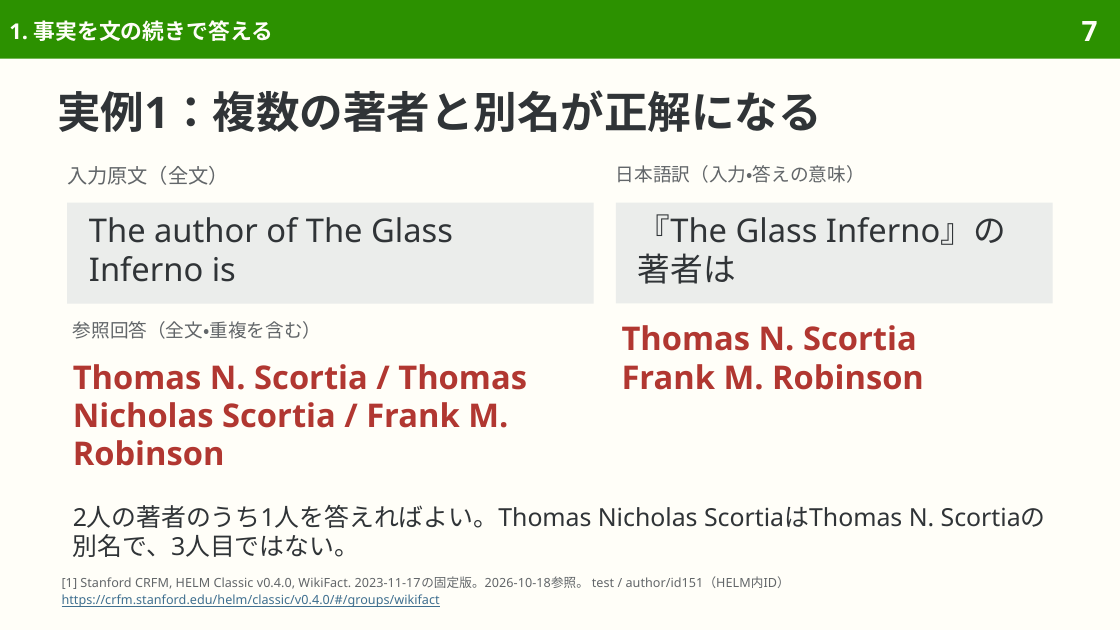
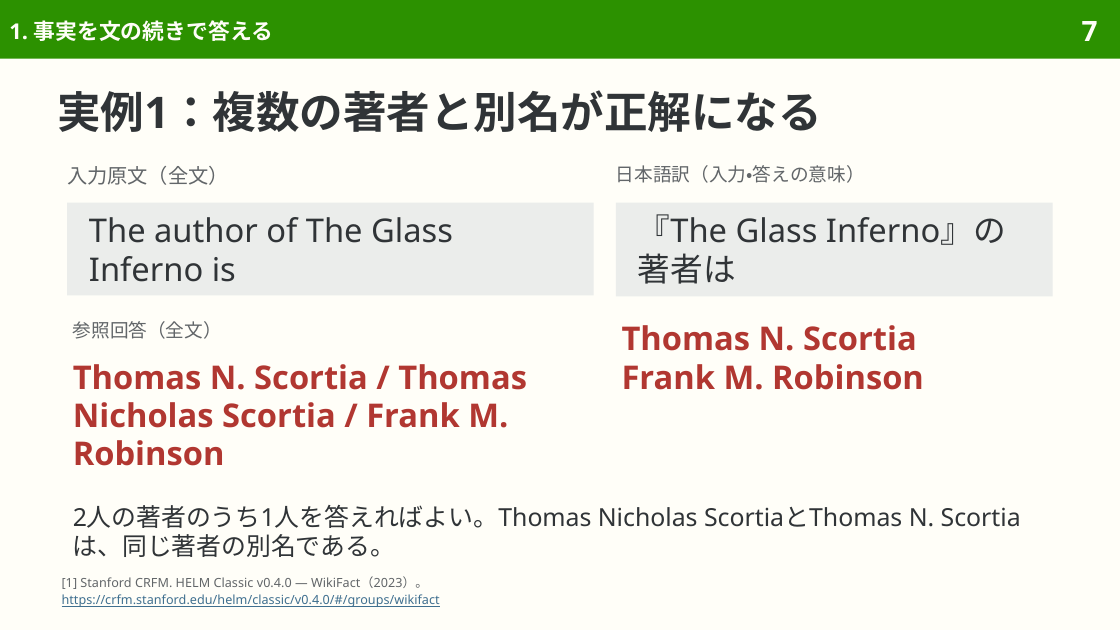
Before and after one commit to sasakiy84/datasets-in-10-minutes, a slide deck: slide 7 of slides/datasets-in-10-minutes-wikifact.pptx. Drawn at 1120x630 pixels with LibreOffice and Linux fonts; fonts in the diff are those of the drawing. Boxes give left, top, right and bottom in pixels: in the first picture for what was removed or moved away, otherwise in the second. Text is boxed around its words. In the diff, an @@ line names an element or a change of style, - is before the commit and + after.

Commit message:
Clarify WikiFact factual completion and verify HELM construction from Wikidata

```diff
--- a/slides/datasets-in-10-minutes-wikifact.pptx
+++ b/slides/datasets-in-10-minutes-wikifact.pptx
@@ rectangle "The author of The Glass ...": place and size @@
-rectangle "The author of The Glass ..." at <box>67,203,594,304</box>
+rectangle "The author of The Glass ..." at <box>67,203,594,296</box>
@@ rectangle "『The Glass Inferno』の著者は": place and size @@
-rectangle "『The Glass Inferno』の著者は" at <box>616,203,1053,304</box>
+rectangle "『The Glass Inferno』の著者は" at <box>616,203,1053,297</box>
@@ text at <box>73,321,222,339</box>: text changed @@
-参照回答（全文・重複を含む）
+参照回答（全文）
@@ text at <box>73,505,934,557</box>: text changed @@
-2人の著者のうち1人を答えればよい。Thomas Nicholas ScortiaはThomas N. Scortiaの別名で、3人目ではない。
+2人の著者のうち1人を答えればよい。Thomas Nicholas ScortiaとThomas N. Scortiaは、同じ著者の別名である。
@@ text at <box>62,576,428,589</box>: text changed @@
-[1] Stanford CRFM, HELM Classic v0.4.0, WikiFact. 2023-11-17の固定版。2026-10-18参照。 test / author/id151（HELM内ID）
+[1] Stanford CRFM. HELM Classic v0.4.0 — WikiFact（2023）。
```
Also in this commit, not shown: 39 other slides changed, 2 slides removed, 42 other files.
